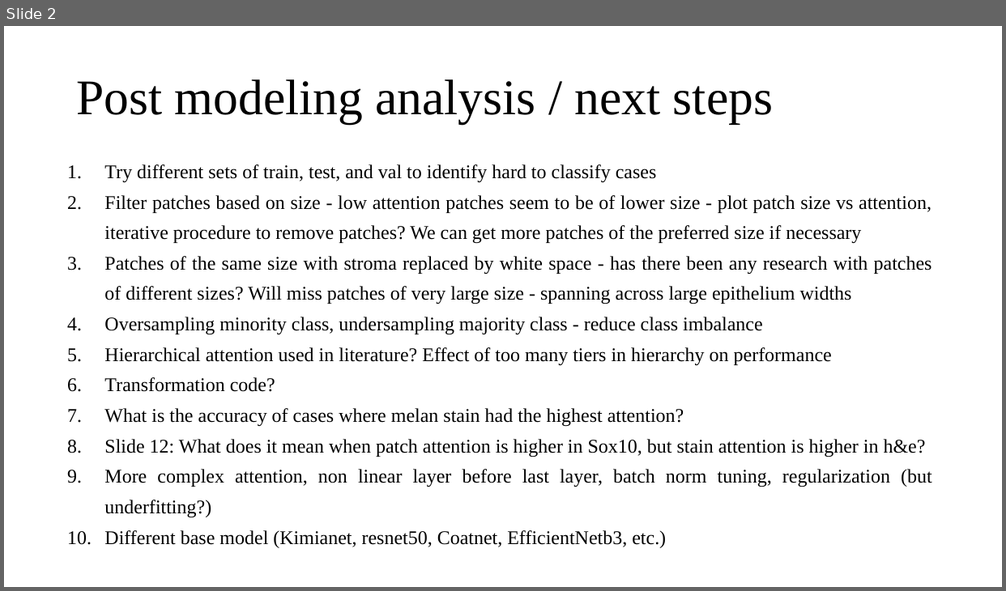
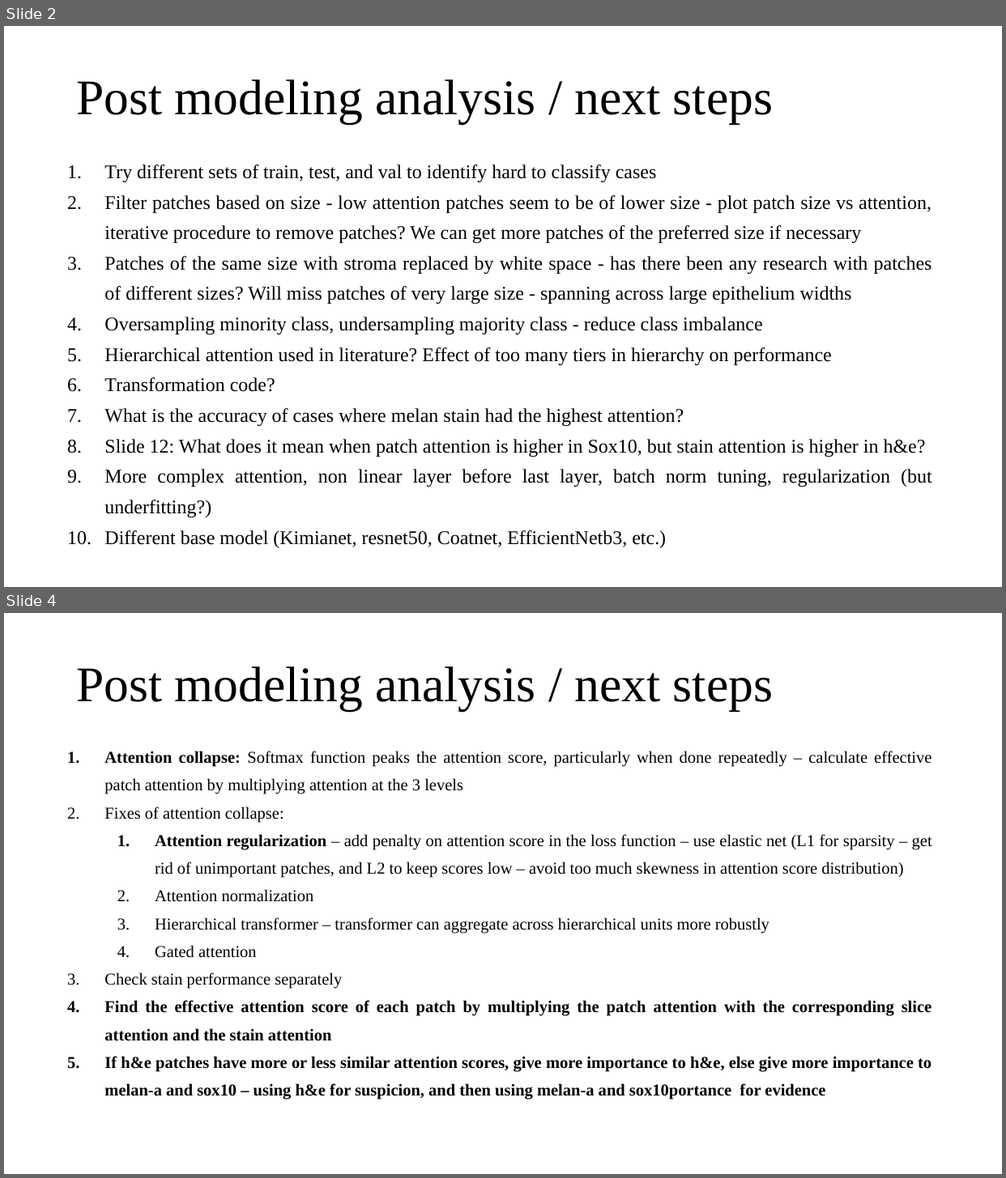
Before and after one commit to arvindkrishna87/STAT390_CMIL_Fall2025, a slide deck: Presentations/MIL/CMIL_classification_model_analysis_next_steps.pptx. Shown one above the other, each under a label of ours: slide 2 before the commit, slides 2 and 4 after it; the slides between them are not shown. The pictures are 1006x591 and 1006x1178 pixels, drawn with LibreOffice and Linux fonts; fonts in the diff are those of the drawing; background and template pictures are left out. Boxes give left, top, right and bottom in pixels: in the first picture for what was removed or moved away, otherwise in the second. Text is boxed around its words. In the diff, an @@ line names an element or a change of style, - is before the commit and + after.

```diff
--- a/Presentations/MIL/CMIL_classification_model_analysis_next_steps.pptx
+++ b/Presentations/MIL/CMIL_classification_model_analysis_next_steps.pptx
@@ slide 4 added at (x1=4, y1=613, x2=1002, y2=1174), background picture (left out) @@
@@ title added at (x1=76, y1=666, x2=773, y2=710), 36 pt, text #000000 @@
+Post modeling analysis / next steps
@@ text added at (x1=104, y1=751, x2=932, y2=1100), 12 pt, text #000000 @@
+1. Attention collapse: Softmax function peaks the attention score, particularly when done repeatedly – calculate effective patch attention by multiplying attention at the 3 levels
+2. Fixes of attention collapse:
+  1. Attention regularization – add penalty on attention score in the loss function – use elastic net (L1 for sparsity – get rid of unimportant patches, and L2 to keep scores low – avoid too much skewness in attention score distribution)
+  2. Attention normalization
+  3. Hierarchical transformer – transformer can aggregate across hierarchical units more robustly
+  4. Gated attention
+3. Check stain performance separately
+4. Find the effective attention score of each patch by multiplying the patch attention with the corresponding slice attention and the stain attention
+5. If h&e patches have more or less similar attention scores, give more importance to h&e, else give more importance to melan-a and sox10 – using h&e for suspicion, and then using melan-a and sox10portance for evidence
@@ page number added at (x1=719, y1=1133, x2=952, y2=1163), 12 pt, text #FFFFFF @@
+3
```
Also in this commit, not shown: 3 other slides added.
